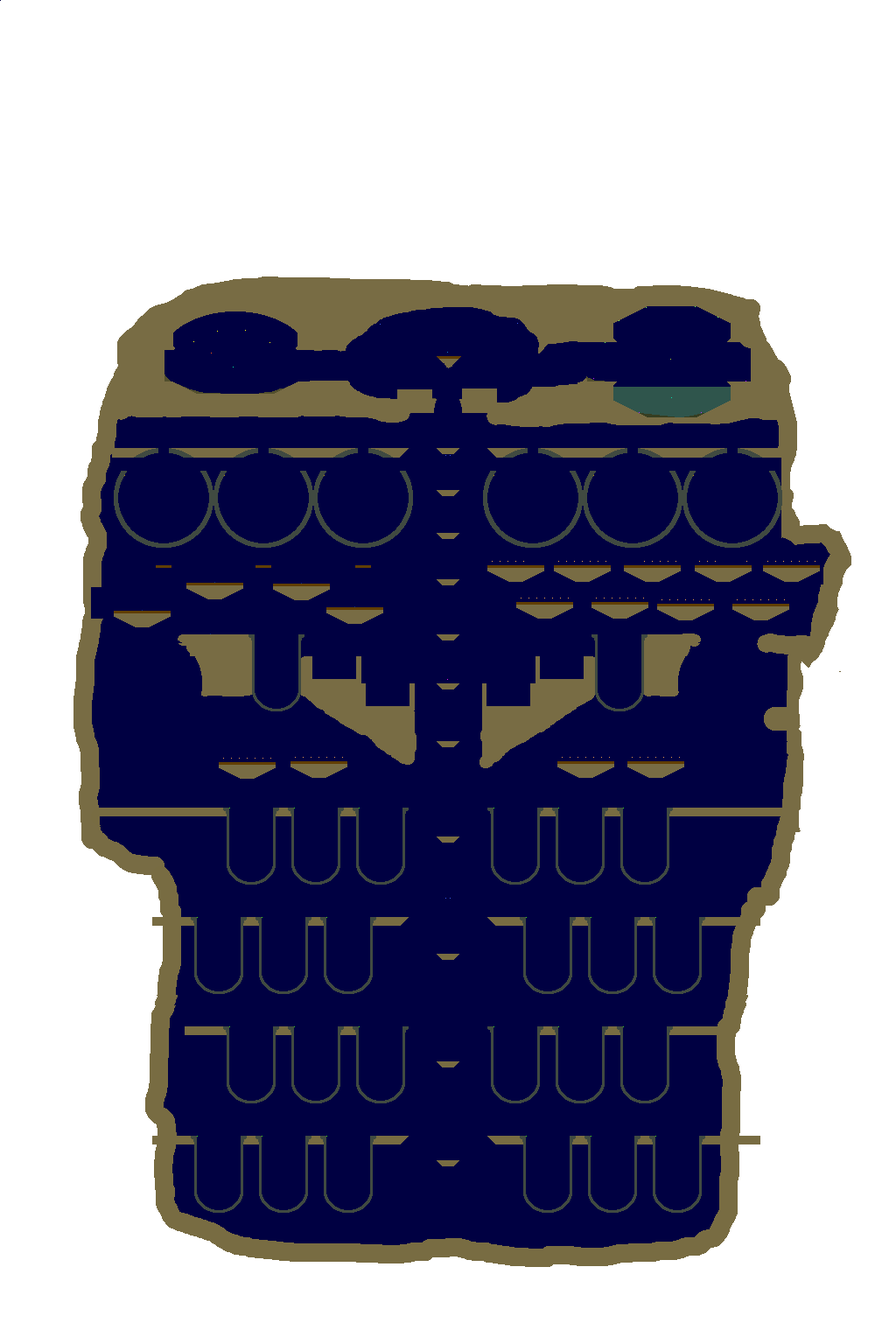
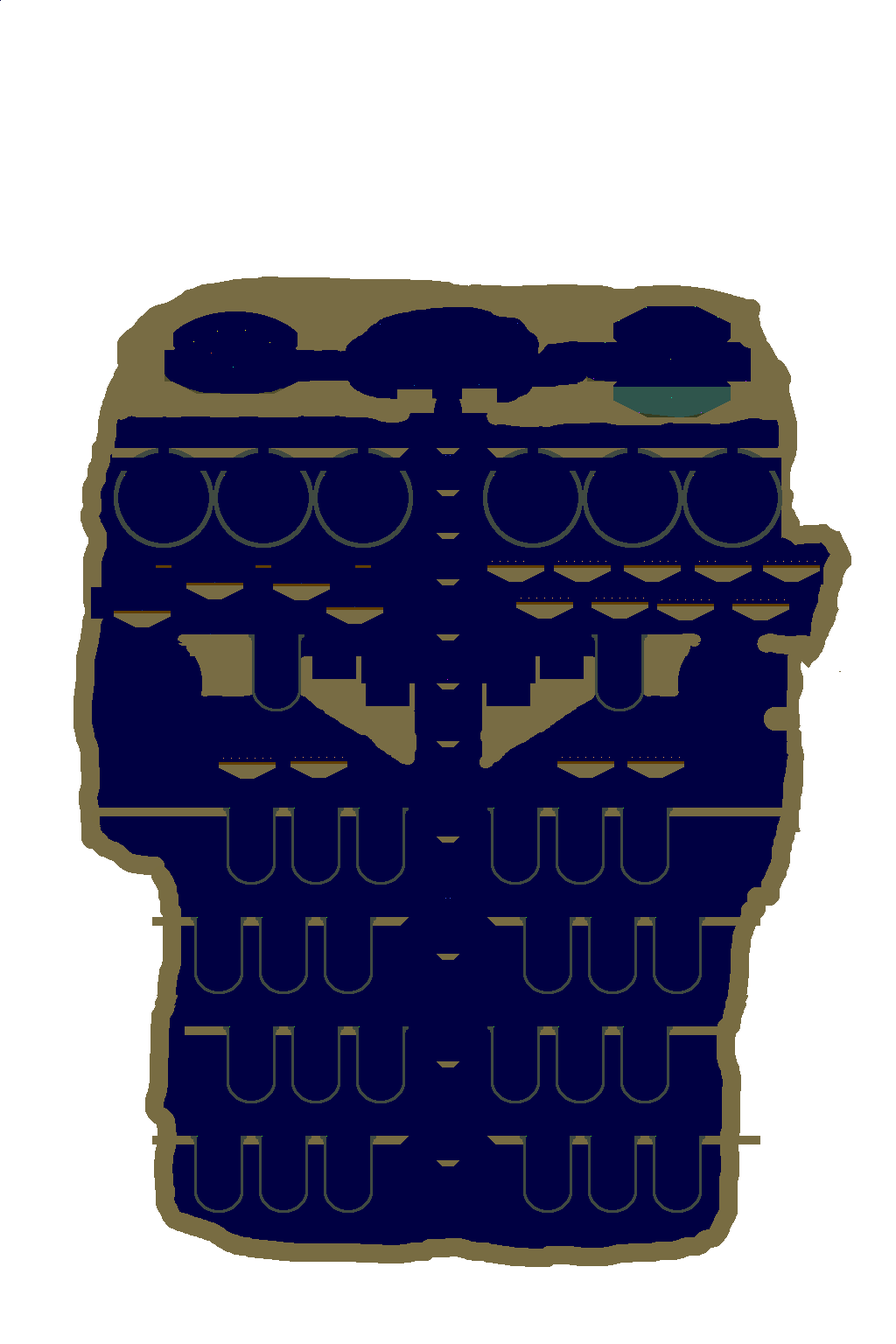
Before/after of a 896 x 1344 layered artwork. What changed in the layer stack:
painted on "Background" over [413, 351, 480, 386]
